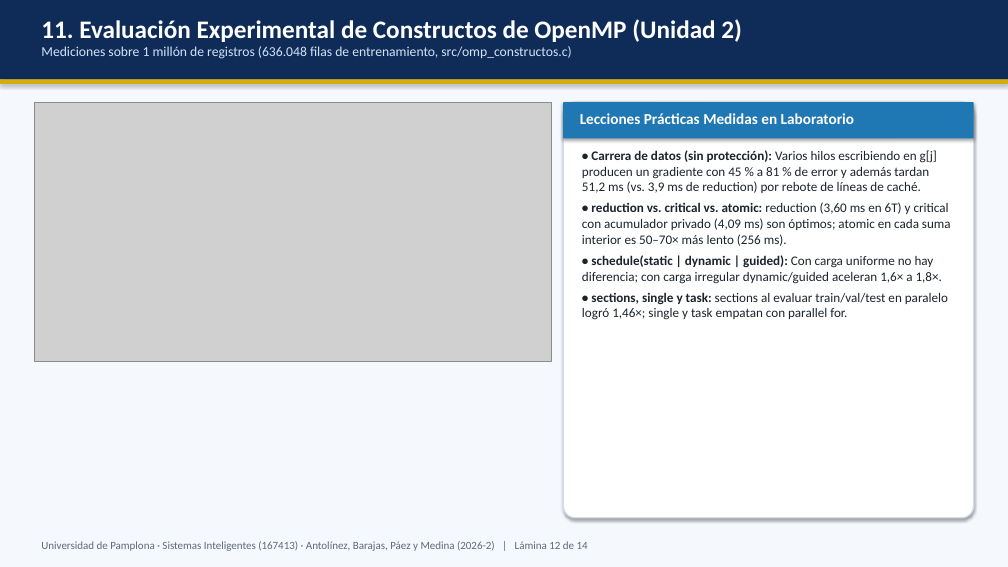
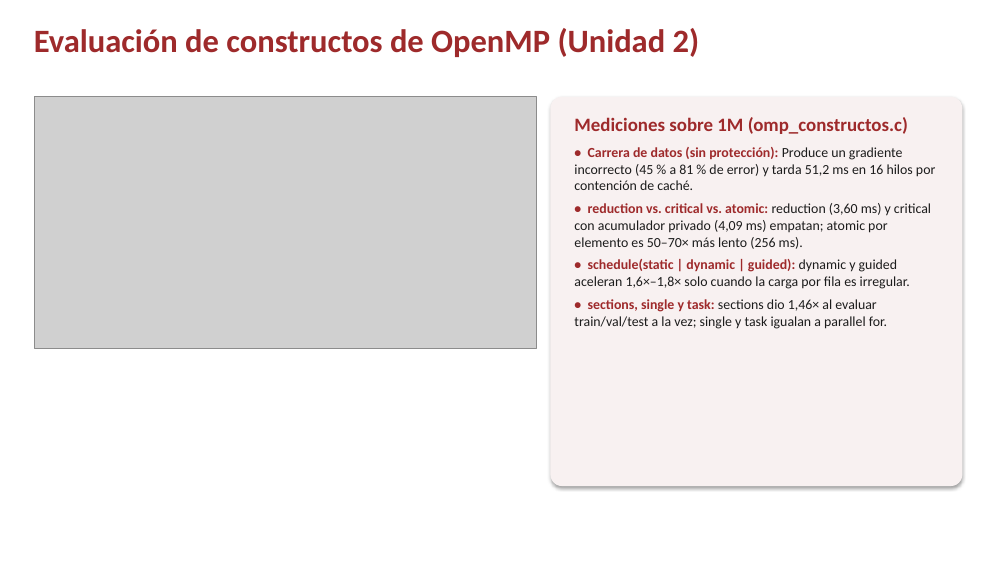
Before and after one commit to The1Poi/demanda-la-parada, a slide deck: slide 12 of entregables_defensa/02_Presentacion_Defensa/Presentacion_Defensa_Demanda_La_Parada.pptx. Drawn at 1008x567 pixels with LibreOffice and Linux fonts; fonts in the diff are those of the drawing; grey boxes stand for pictures; background and template pictures are left out. Boxes give left, top, right and bottom in pixels: in the first picture for what was removed or moved away, otherwise in the second. Text is boxed around its words. In the diff, an @@ line names an element or a change of style, - is before the commit and + after.

```diff
--- a/entregables_defensa/02_Presentacion_Defensa/Presentacion_Defensa_Demanda_La_Parada.pptx
+++ b/entregables_defensa/02_Presentacion_Defensa/Presentacion_Defensa_Demanda_La_Parada.pptx
@@ rectangle removed at box(0, 0, 1008, 567) @@
@@ rectangle removed at box(0, 0, 1008, 79) @@
@@ text at box(34, 28, 700, 57): text changed; size 13 to 31 pt; text colour #D2E1F5 to #9E2A2B; bold on @@
-11. Evaluación Experimental de Constructos de OpenMP (Unidad 2)
-Mediciones sobre 1 millón de registros (636.048 filas de entrenamiento, src/omp_constructos.c)
+Evaluación de constructos de OpenMP (Unidad 2)
@@ rectangle removed at box(0, 79, 1008, 84) @@
@@ picture: place and size @@
-picture at box(34, 102, 552, 361)
+picture at box(34, 97, 537, 349)
@@ rounded rectangle: place and size @@
-rounded rectangle at box(563, 102, 974, 518)
+rounded rectangle at box(551, 97, 963, 486)
@@ rounded rectangle at box(551, 97, 963, 486): fill #FFFFFF to #F8F1F1; outline #D2DCEB 1.2 pt to none @@
@@ rounded rectangle removed at box(563, 102, 974, 138) @@
@@ text at box(574, 117, 935, 329): text changed; size 12.5 to 13.2 pt; text colour #1C232D to #1C1C1C @@
-• Carrera de datos (sin protección): Varios hilos escribiendo en g[j] producen un gradiente con 45 % a 81 % de error y además tardan 51,2 ms (vs. 3,9 ms de reduction) por rebote de líneas de caché.
-• reduction vs. critical vs. atomic: reduction (3,60 ms en 6T) y critical con acumulador privado (4,09 ms) son óptimos; atomic en cada suma interior es 50–70× más lento (256 ms).
-• schedule(static | dynamic | guided): Con carga uniforme no hay diferencia; con carga irregular dynamic/guided aceleran 1,6× a 1,8×.
-• sections, single y task: sections al evaluar train/val/test en paralelo logró 1,46×; single y task empatan con parallel for.
+Mediciones sobre 1M (omp_constructos.c)
+• Carrera de datos (sin protección): Produce un gradiente incorrecto (45 % a 81 % de error) y tarda 51,2 ms en 16 hilos por contención de caché.
+• reduction vs. critical vs. atomic: reduction (3,60 ms) y critical con acumulador privado (4,09 ms) empatan; atomic por elemento es 50–70× más lento (256 ms).
+• schedule(static | dynamic | guided): dynamic y guided aceleran 1,6×–1,8× solo cuando la carga por fila es irregular.
+• sections, single y task: sections dio 1,46× al evaluar train/val/test a la vez; single y task igualan a parallel for.
@@ text removed at box(580, 113, 854, 124) @@
-Lecciones Prácticas Medidas en Laboratorio
@@ text removed at box(41, 541, 588, 551) @@
-Universidad de Pamplona · Sistemas Inteligentes (167413) · Antolínez, Barajas, Páez y Medina (2026-2) | Lámina 12 de 14
```
Also in this commit, not shown: 5 other slides changed, 9 slides added, 8 slides removed, 6 other files.
